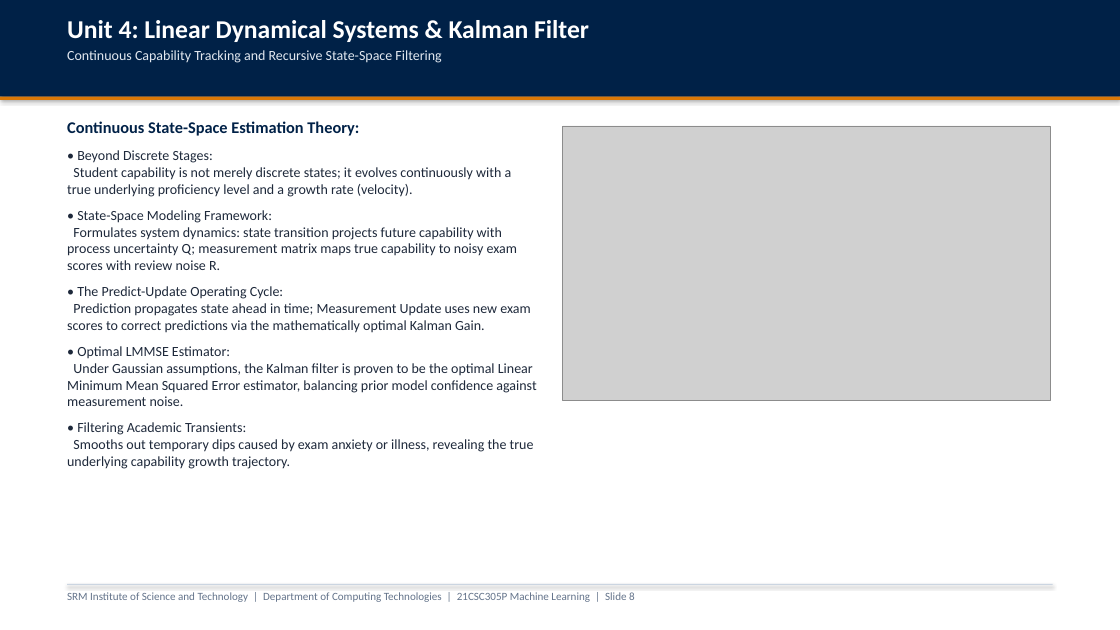
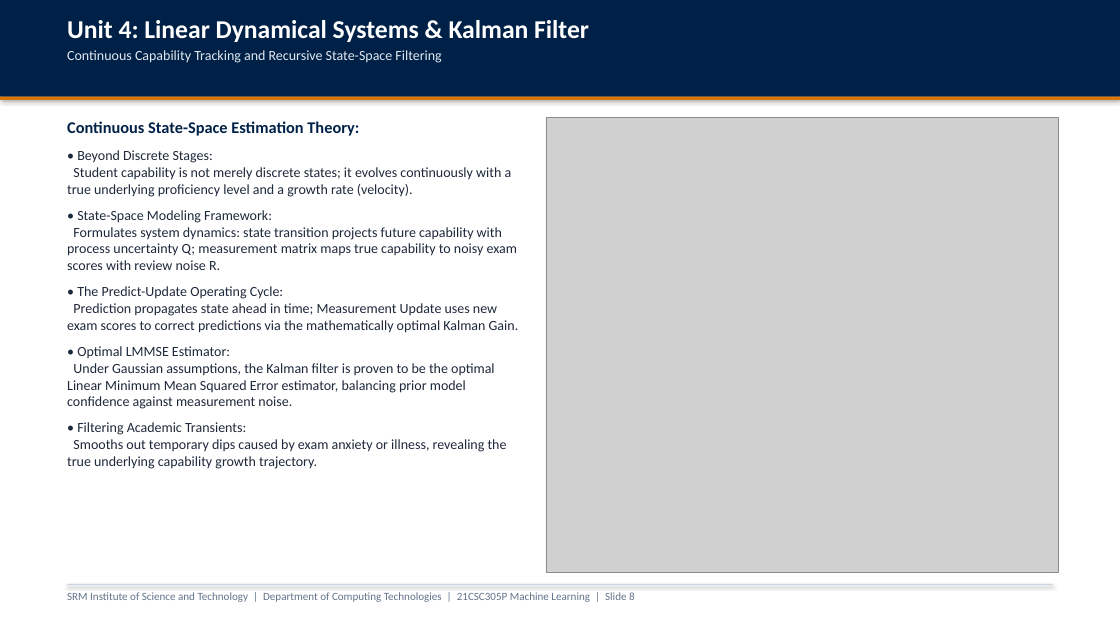
Before and after one commit to parth2024-tech/SRM-21CSC305P-Machine-Learning-Career-Guidance-Debate-Agent, a slide deck: slide 8 of presentation_unit3_unit4_unit5.pptx. Drawn at 1120x630 pixels with LibreOffice and Linux fonts; fonts in the diff are those of the drawing; grey boxes stand for pictures. Boxes give left, top, right and bottom in pixels: in the first picture for what was removed or moved away, otherwise in the second. Text is boxed around its words. In the diff, an @@ line names an element or a change of style, - is before the commit and + after.

Commit message:
feat(presentation): resize and re-layout graphs across all slides to eliminate empty space

```diff
--- a/presentation_unit3_unit4_unit5.pptx
+++ b/presentation_unit3_unit4_unit5.pptx
@@ text "Continuous State-Space Estimation Theory:" rewrapped from [67,121,536,469] to [67,121,519,469] @@
@@ picture: place and size @@
-picture at [563,126,1050,400]
+picture at [546,118,1059,572]
```
Also in this commit, not shown: 8 other slides changed, 13 other files.
